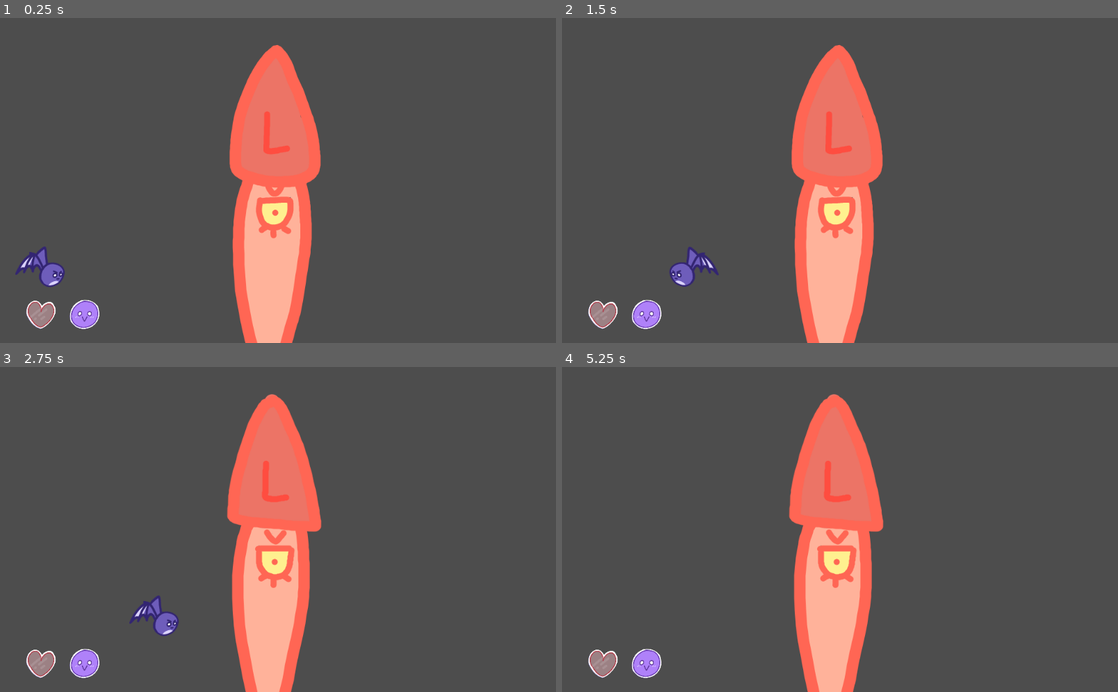
Above: before the commit, frames 1-4 (two rows, left to right).
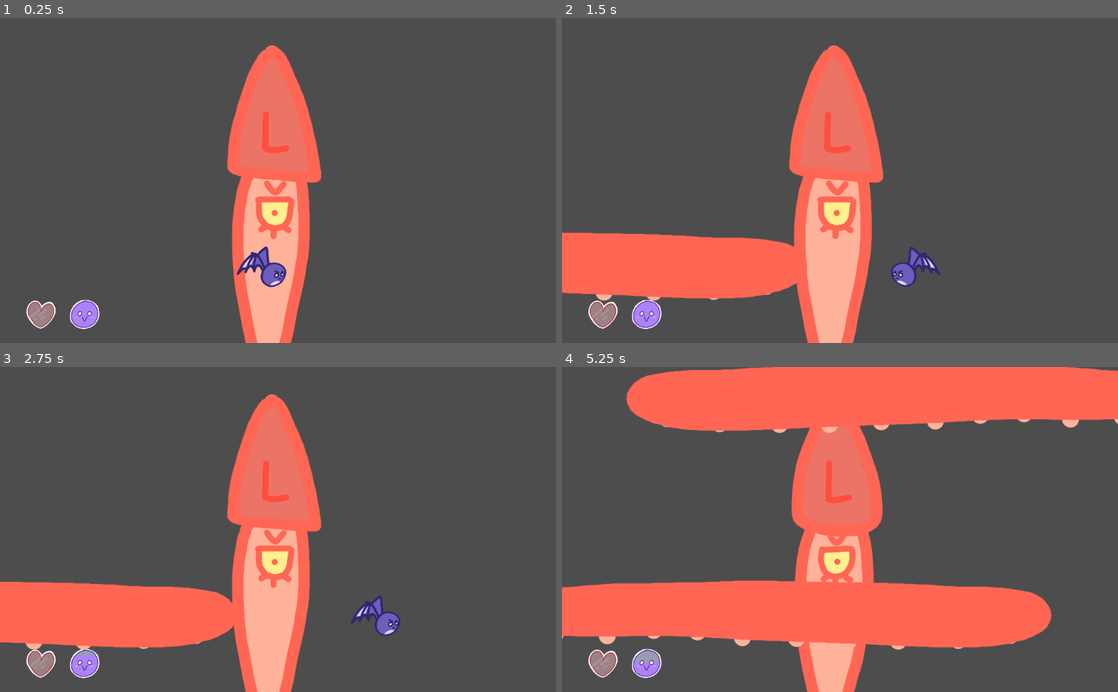
Above: after the commit, the same moments.

Repository: TheRealGecko/SandwichParody
Game: Godot game, scene res://stage_3.tscn
Same seed, same stepped clock (60 frames per second), same inputs: the game is played once before the commit and once after it.
Inputs:
- Up to frame 1 (0.25 s): no input
- Up to frame 2 (1.5 s): hold Right (right) 0.53-1.28 s; hold Left (left) from 1.28 s (still down)
- Up to frame 3 (2.75 s): release Left (left) at 2.03 s; hold Right (right) from 2.03 s (still down)
- Up to frame 4 (5.25 s): release Right (right) at 2.78 s; hold Up (up) 2.78-3.53 s; hold Left (left) from 3.53 s (still down)

The runs differ from the first frame. In frame 1, 2.5% of the frame differs, in the area x 2-58%, y 8-100%; in frame 2, 9.7%; in frame 3, 8.2%; in frame 4, 31%, in the area x 0-100%, y 0-100%.

Commit message:
fixed player hitbox and other goofy stuff

Diff:
--- /dev/null
+++ b/arm.gd
@@ -0,0 +1,34 @@
+extends Area2D
+
+var distance = 0
+var speed = 15
+var opp = false
+var vert = false
+
+var dg = 1000
+
+func _ready():pass
+
+
+func _physics_process(delta):
+	distance += speed
+	if vert:
+		position.y += speed
+		dg = 580
+	else:
+		position.x += speed
+	if opp:
+		if distance < -dg:
+			speed = -speed
+		if distance > 530:
+			self.queue_free()
+	else:
+		if distance > dg:
+			speed = -speed
+		if distance < -530:
+			self.queue_free()
+
+
+func _on_body_entered(body):
+	if "Player" in body.name:
+		get_parent().get_node("Player").hp -= 1
--- a/player.gd
+++ b/player.gd
@@ -1,4 +1,4 @@
-extends Node2D
+extends CharacterBody2D
 
 # controls love + hp gauges
 var hp = 5
@@ -16,34 +16,42 @@
 func _physics_process(delta):
 	# animations
 	if jmpCnt > 0:
-		get_node("Body/Sprite").animation = "jump"
+		get_node("Sprite").animation = "jump"
 	else:
-		get_node("Body/Sprite").animation = "idle"
+		get_node("Sprite").animation = "idle"
 
 	# left/right
 	if Input.is_action_pressed("left"):
 		dir = "l"
-		get_node("Body/Sprite").flip_h = true
+		get_node("Sprite").flip_h = true
+		$CollisionShape.position.x = -40
 	elif Input.is_action_pressed("right"):
 		dir = "r"
-		get_node("Body/Sprite").flip_h = false
+		get_node("Sprite").flip_h = false
+		$CollisionShape.position.x = 0
 	else:
 		dir = ""
 	if dir == "l":
-		$Body.velocity.x = -300
+		self.velocity.x = -300
 	elif dir == "r":
-		$Body.velocity.x = 300
+		self.velocity.x = 300
 	else:
-		$Body.velocity.x = 0
+		self.velocity.x = 0
 
 	#jumping
-	$Body.velocity.y += 30
+	self.velocity.y += 30
 	if Input.is_action_just_pressed("up") && jmpCnt != 2:
 		jmpCnt+=1
-		$Body.velocity.y = -850
+		self.velocity.y = -850
 
 	#ac moves player
-	collide = $Body.move_and_slide()
+	collide = move_and_slide()
 
 	if collide:
 		jmpCnt = 0
+
+
+func _on_area_entered(area):
+	if "Arm" in area.name:
+		print("hit")
+		hp-=1
--- a/player.tscn
+++ b/player.tscn
@@ -40,21 +40,17 @@
 [sub_resource type="RectangleShape2D" id="RectangleShape2D_v0hg3"]
 size = Vector2(39, 41.75)
 
-[node name="Player" type="Area2D"]
+[node name="Body" type="CharacterBody2D"]
 script = ExtResource("1_s7m3v")
 
-[node name="Body" type="CharacterBody2D" parent="."]
-
-[node name="Sprite" type="AnimatedSprite2D" parent="Body"]
-position = Vector2(-20, -18)
+[node name="Sprite" type="AnimatedSprite2D" parent="."]
+position = Vector2(-9.53674e-07, -5)
 scale = Vector2(0.53, 0.53)
 sprite_frames = SubResource("SpriteFrames_uanjh")
-animation = &"idle"
+animation = &"jump"
 autoplay = "idle"
-
-[node name="CollisionShape" type="CollisionShape2D" parent="Body"]
-position = Vector2(-0.5, -1.125)
-shape = SubResource("RectangleShape2D_v0hg3")
+frame_progress = 0.79888
+offset = Vector2(-37.7358, -24.5283)
 
 [node name="CollisionShape" type="CollisionShape2D" parent="."]
 position = Vector2(-0.5, -1.125)
--- a/sindy.tscn
+++ b/sindy.tscn
@@ -1,3 +1,38 @@
-[gd_scene format=3 uid="uid://cicypf0co381m"]
+[gd_scene load_steps=6 format=3 uid="uid://cicypf0co381m"]
 
-[node name="Node2D" type="Node2D"]
+[ext_resource type="Texture2D" uid="uid://chq1jrs1f4r8x" path="res://res/art/sindy.png" id="1_4i11f"]
+[ext_resource type="Script" path="res://arm.gd" id="1_5uixv"]
+
+[sub_resource type="AtlasTexture" id="AtlasTexture_qc58a"]
+atlas = ExtResource("1_4i11f")
+region = Rect2(8192, 0, 1024, 600)
+
+[sub_resource type="SpriteFrames" id="SpriteFrames_aqubd"]
+animations = [{
+"frames": [{
+"duration": 1.0,
+"texture": SubResource("AtlasTexture_qc58a")
+}],
+"loop": true,
+"name": &"default",
+"speed": 5.0
+}]
+
+[sub_resource type="CapsuleShape2D" id="CapsuleShape2D_o85wf"]
+radius = 48.0
+height = 1024.0
+
+[node name="Arm" type="Area2D"]
+position = Vector2(-504, 0)
+script = ExtResource("1_5uixv")
+
+[node name="Sprite" type="AnimatedSprite2D" parent="."]
+position = Vector2(0, -184)
+sprite_frames = SubResource("SpriteFrames_aqubd")
+
+[node name="CollisionShape2D" type="CollisionShape2D" parent="."]
+position = Vector2(-16, 8)
+rotation = -1.57079
+shape = SubResource("CapsuleShape2D_o85wf")
+
+[connection signal="body_entered" from="." to="." method="_on_body_entered"]
--- /dev/null
+++ b/stage_3.gd
@@ -0,0 +1,64 @@
+extends Node2D
+
+
+var arm = preload("res://sindy.tscn")
+
+func _ready():
+	await get_tree().create_timer(1).timeout
+	lArm(450)
+	await get_tree().create_timer(3).timeout
+	lArm(450)
+	rArm(50)
+	await get_tree().create_timer(3).timeout
+	uArm(1024)
+	await get_tree().create_timer(0.5).timeout
+	uArm(824)
+	await get_tree().create_timer(0.5).timeout
+	uArm(624)
+	await get_tree().create_timer(0.5).timeout
+	uArm(424)
+	await get_tree().create_timer(3).timeout
+	rArm(450)
+	await get_tree().create_timer(0.5).timeout
+	rArm(250)
+	await get_tree().create_timer(3).timeout
+	lArm(450)
+	await get_tree().create_timer(0.5).timeout
+	lArm(250)
+
+func _process(delta):
+	pass
+
+
+func lArm(trans):
+	var armmm = arm.instantiate()
+	armmm.position.y = trans
+	add_child(armmm)
+
+func rArm(trans):
+	var armmm = arm.instantiate()
+	armmm.opp = true
+	armmm.get_node("Sprite").flip_h = true
+	armmm.speed = -15
+	armmm.position.x = 1524
+	armmm.position.y = trans
+	add_child(armmm)
+
+func uArm(trans):
+	var armmm = arm.instantiate()
+	armmm.vert = true
+	armmm.rotation = 77
+	armmm.speed = 12
+	armmm.position.y = -450
+	armmm.position.x = trans
+	add_child(armmm)
+
+func dArm(trans):
+	var armmm = arm.instantiate()
+	armmm.vert = true
+	armmm.opp = true
+	armmm.rotation = -77
+	armmm.speed = -12
+	armmm.position.y = 460+600
+	armmm.position.x = trans
+	add_child(armmm)
--- a/stage_3.tscn
+++ b/stage_3.tscn
@@ -1,5 +1,6 @@
-[gd_scene load_steps=14 format=3 uid="uid://bqg3n6t3l6kt8"]
+[gd_scene load_steps=15 format=3 uid="uid://bqg3n6t3l6kt8"]
 
+[ext_resource type="Script" path="res://stage_3.gd" id="1_1ppp3"]
 [ext_resource type="PackedScene" uid="uid://vi05liwbln31" path="res://player.tscn" id="1_5g0mm"]
 [ext_resource type="Texture2D" uid="uid://chq1jrs1f4r8x" path="res://res/art/sindy.png" id="1_pxiyw"]
 [ext_resource type="PackedScene" uid="uid://dea5l8a2dvixj" path="res://ui.tscn" id="1_u8mmp"]
@@ -82,13 +83,14 @@
 size = Vector2(1021.5, 102.5)
 
 [node name="Stage3" type="Node2D"]
+script = ExtResource("1_1ppp3")
 
 [node name="bgsindy" type="AnimatedSprite2D" parent="."]
 position = Vector2(512, 300)
 sprite_frames = SubResource("SpriteFrames_qb4fp")
 animation = &"mad"
 autoplay = "mad"
-frame_progress = 0.32371
+frame_progress = 0.974306
 
 [node name="ground" type="StaticBody2D" parent="."]
 
@@ -97,6 +99,6 @@
 shape = SubResource("RectangleShape2D_o1y7a")
 
 [node name="Player" parent="." instance=ExtResource("1_5g0mm")]
-position = Vector2(96, 472)
+position = Vector2(504, 472)
 
 [node name="UI" parent="." instance=ExtResource("1_u8mmp")]
--- a/ui.tscn
+++ b/ui.tscn
@@ -168,5 +168,5 @@
 position = Vector2(155.5, 547.5)
 scale = Vector2(0.275, 0.275)
 sprite_frames = SubResource("SpriteFrames_d8un3")
-animation = &"0"
+animation = &"1"
 autoplay = "5"
Binary file changed: res/art/hp.png
Not shown, added: res/art/hp.png~
